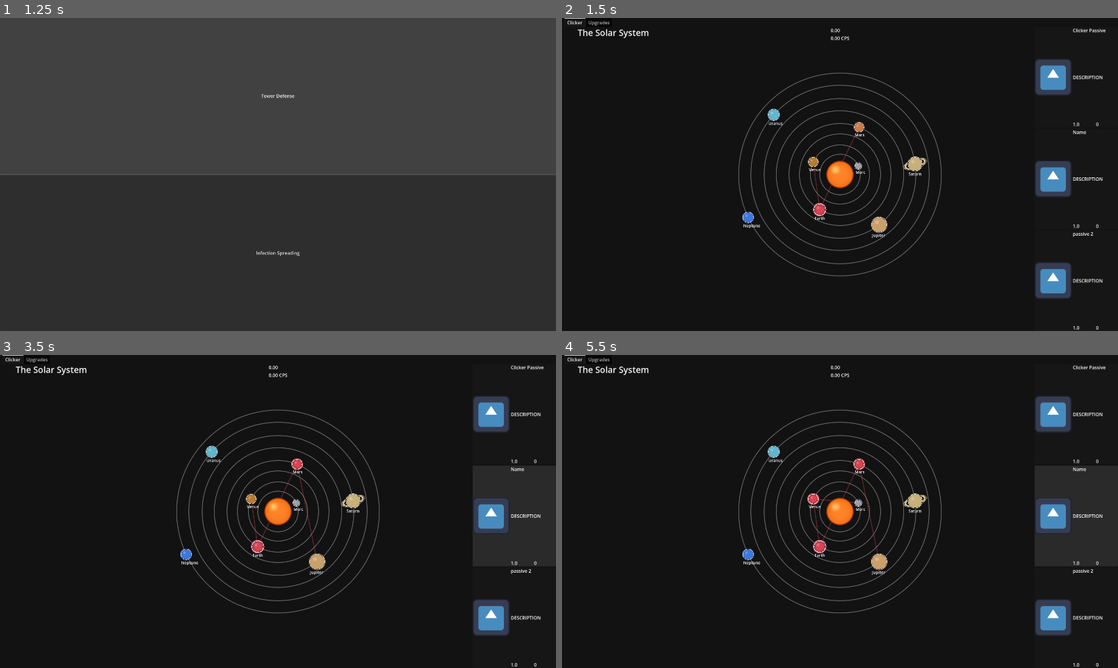
Above: before the commit, frames 1-4 (two rows, left to right).
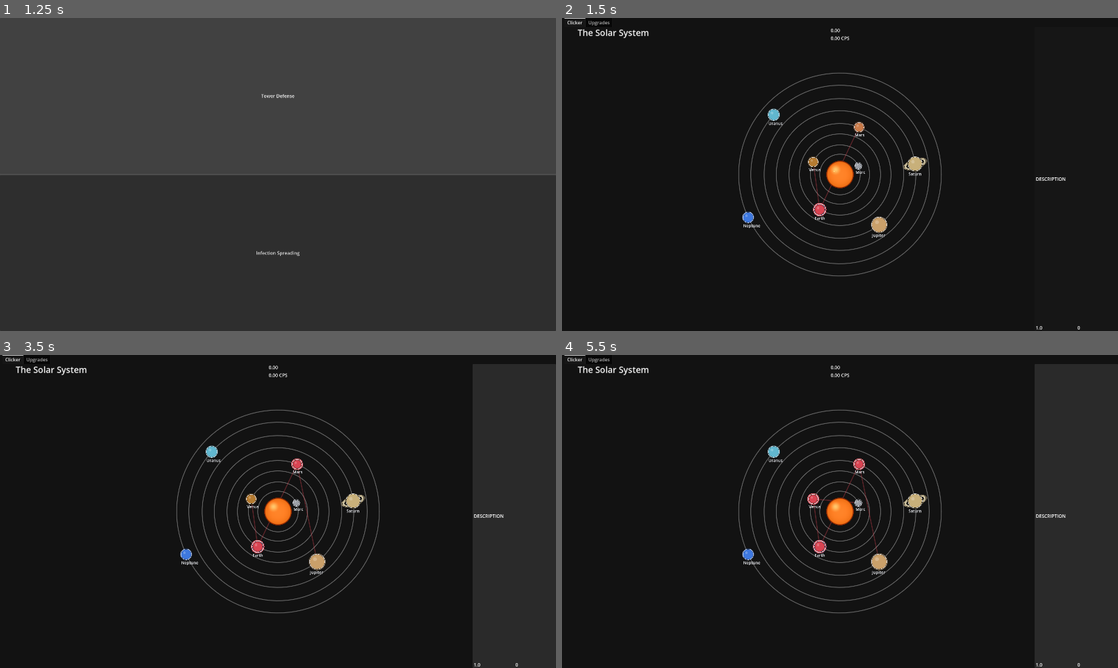
Above: after the commit, the same moments.

Repository: jphulse/591-resource-management
Game: Godot game, scene res://main_menu/main_menu.tscn
Two runs of this game, one before a commit and one after it. Both use one fixed random seed, a clock stepped at 60 frames per second and the inputs below. The project has no main scene, so this scene is started directly. The engine's default icon, where the game draws it, is replaced by a stand-in: a white triangle on a blue panel in a dark square.
Inputs (mouse positions are in pixels of both pictures, inside the frame that each line leads up to; where the layout moved, square brackets give the same spot in the first picture):
- Up to frame 1 (1.25 s): click "Tower Defense" at 0.5 s
- Up to frame 2 (1.5 s): click "Infection Spreading" at 1.25 s
- Up to frame 3 (3.5 s): click (511, 514) [511, 414] at 2 s; click (511, 514) at 2.77 s
- Up to frame 4 (5.5 s): click (1073, 617) at 3.52 s; click (1073, 514) [1073, 414] at 4.25 s; click (1073, 514) at 5.02 s

Frame 1 is identical in both runs. In frame 2, 2.6% of the frame differs, in the area x 85-98%, y 3-100%; in frame 3, 2.3%; in frame 4, 2.3%.
Error after the commit: Parse Error: Preload file "res://addons/jeremy_components/shaders/canvas_item/chromatic_glitch.gdshader" does not exist. (res://infection_spreading/clicker/pas…

Commit message:
added shading to upgrades

Diff:
--- a/infection_spreading/clicker/passive_clicker.gd
+++ b/infection_spreading/clicker/passive_clicker.gd
@@ -29,6 +29,9 @@
 ## How much the upgrade cost should increase adds
 @export var upgrade_cost_add : float = 0.0
 
+
+@export var button_shader : Shader = preload("res://addons/jeremy_components/shaders/canvas_item/chromatic_glitch.gdshader")
+
 ## Gets the passive amount (per second) gained by this item for all copies
 func get_passive_amount() -> float:
 	return count * passive_benefit
--- a/infection_spreading/ui/upgrades/clicker_upgrades.gd
+++ b/infection_spreading/ui/upgrades/clicker_upgrades.gd
@@ -71,7 +71,13 @@
 	var button : ClickerTreeButton = ClickerTreeButton.new()
 	button.pressed.connect(_on_upgrade_pressed.bind(vbox, button, passive, label))
 	button.texture_normal = passive.sprite_texture
+	if passive.button_shader:
+		var mat := ShaderMaterial.new()
+		mat.shader = passive.button_shader
 
+
+		button.material = mat
+		button.set_instance_shader_parameter("glitch_amount", randf_range(0.1, .2))
 	vbox.add_child(button)
 	update_lines()
 
@@ -82,6 +88,11 @@
 			var next_button : ClickerTreeButton = ClickerTreeButton.new()
 			next_button.pressed.connect(_on_upgrade_pressed.bind(vbox, next_button, passive, label))
 			next_button.texture_normal = passive.sprite_texture
+			if button.material:
+				button.set_instance_shader_parameter("glitch_amount", 0.0)
+				next_button.material = button.material.duplicate()
+				next_button.set_instance_shader_parameter("glitch_amount", randf_range(0.1, 0.2))
+
 			vbox.add_child(next_button)
 			label.text = str(passive.upgrade_cost)
 			draw_connection.call_deferred(button, next_button)
